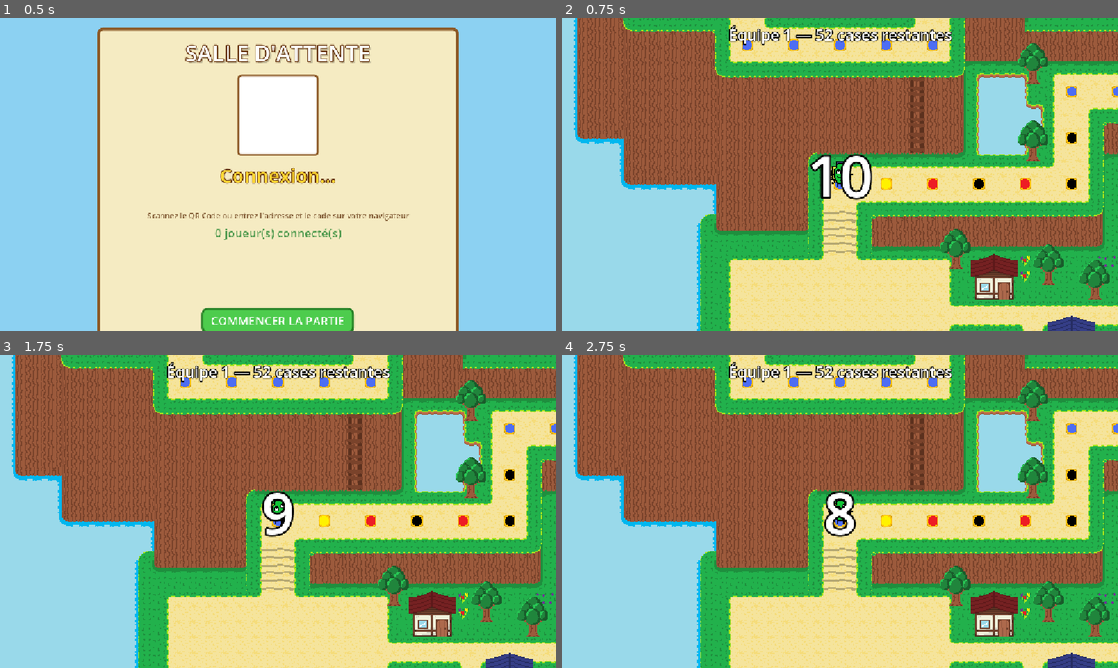
Above: before the commit, frames 1-4 (two rows, left to right).
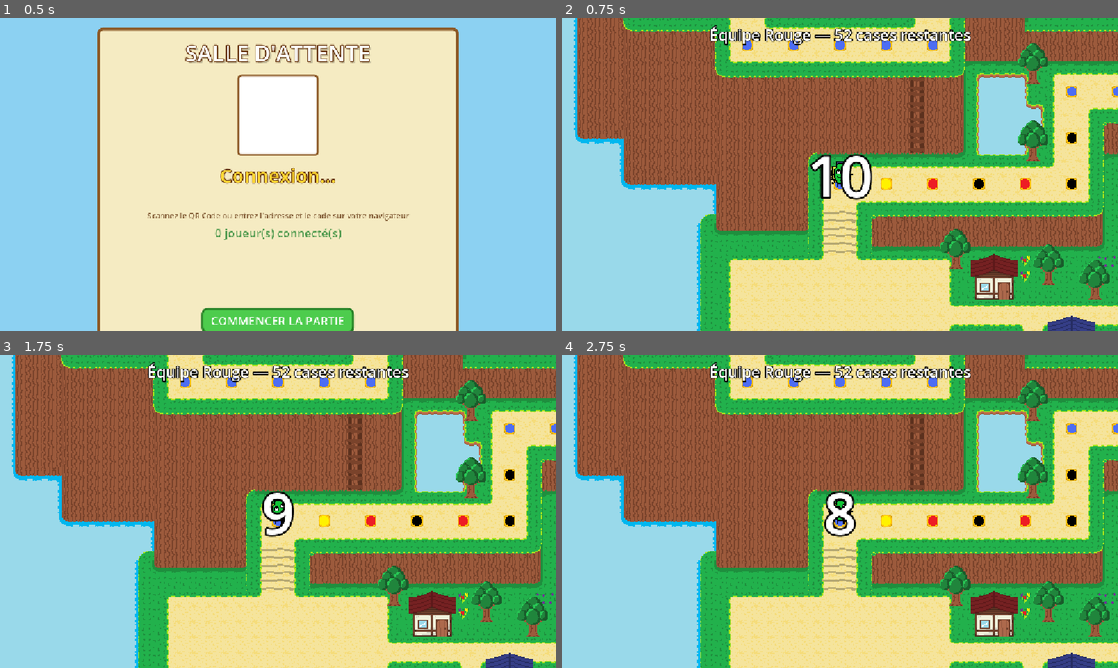
Above: after the commit, the same moments.

Repository: AlexisRnx/Dookey
Game: Godot game, scene res://Scenes/lobby.tscn
Two runs of this game, one before a commit and one after it. Both use one fixed random seed, a clock stepped at 60 frames per second and the inputs below.
Inputs (mouse positions are in pixels of both pictures, inside the frame that each line leads up to):
- Up to frame 1 (0.5 s): no input
- Up to frame 2 (0.75 s): click "COMMENCER LA PARTIE" at 0.5 s
- Up to frame 3 (1.75 s): tap Enter at 1.25 s; move the mouse to (400, 495) at 1.27 s; click (400, 495) at 1.42 s
- Up to frame 4 (2.75 s): tap Space at 2 s; move the mouse to (728, 527) at 2.02 s; click (728, 527) at 2.17 s

Frame 1 is identical in both runs. In frame 2, 1.5% of the frame differs, in the area x 26-74%, y 2-9%; in frame 3, 1.5%; in frame 4, 1.5%.

Commit message:
Mes modifs locales

Diff:
--- a/dookey-ascension/Scripts/game.gd
+++ b/dookey-ascension/Scripts/game.gd
@@ -19,7 +19,7 @@
 var en_deplacement : bool = false
 var est_restauration : bool = false
 
-var noms_equipes := ["Équipe 1", "Équipe 2", "Équipe 3", "Équipe 4"]
+var noms_equipes : Array[String] = ["Équipe 1", "Équipe 2", "Équipe 3", "Équipe 4"]
 
 # HUD
 var hud_layer    : CanvasLayer
@@ -48,6 +48,9 @@
 		$Equipes/Pion4,
 	]
 
+	# Construire les noms d'équipes depuis les assignations WebSocketServer
+	_construire_noms_equipes()
+
 	for i in range(noeuds.size()):
 		var pion_node: Node2D = noeuds[i]
 		var cam := _obtenir_ou_creer_camera(pion_node, i == 0)
@@ -66,6 +69,25 @@
 	_mettre_a_jour_hud()
 
 	WebSocketServer.verrouiller_salle()
+
+# ═══════════════════════════════════════════════════════════════════════════
+# Construit les noms d'équipes desde WebSocketServer.equipes
+# ═══════════════════════════════════════════════════════════════════════════
+func _construire_noms_equipes() -> void:
+	var groupes : Array = [[], [], [], []]
+	for pseudo in WebSocketServer.equipes:
+		var idx : int = WebSocketServer.equipes[pseudo]
+		if idx >= 0 and idx < 4:
+			groupes[idx].append(pseudo)
+
+	for i in range(4):
+		var membres = groupes[i]
+		if membres.is_empty():
+			noms_equipes[i] = WebSocketServer.NOMS_EQUIPES[i] # Fallback si vide
+		elif membres.size() == 1:
+			noms_equipes[i] = membres[0]  # Solo : affiche le pseudo directement
+		else:
+			noms_equipes[i] = ", ".join(membres)  # Plusieurs : "Alice, Bob"
 
 # ═══════════════════════════════════════════════════════════════════════════
 # HUD  (CanvasLayer avec label + conteneur pour la roue)
--- a/dookey-ascension/Scripts/lobby.gd
+++ b/dookey-ascension/Scripts/lobby.gd
@@ -207,6 +207,7 @@
 			call_deferred("_lancer_restauration")
 
 func _lancer_restauration() -> void:
+	WebSocketServer.assigner_equipes(liste_joueurs)
 	get_tree().change_scene_to_file("res://Scenes/game.tscn")
 
 func _sur_code_salle_recu(code: String) -> void:
@@ -255,6 +256,10 @@
 	style.set_content_margin_all(12)
 	pan.add_theme_stylebox_override("panel", style)
 
+	var vb = VBoxContainer.new()
+	vb.add_theme_constant_override("separation", 2)
+	pan.add_child(vb)
+
 	var lbl = Label.new()
 	lbl.text = pseudo
 	lbl.add_theme_color_override("font_color", Color.WHITE)
@@ -263,7 +268,18 @@
 	lbl_set.outline_size = 6
 	lbl_set.outline_color = Color(0.4, 0.2, 0.05)
 	lbl.label_settings = lbl_set
-	pan.add_child(lbl)
+	vb.add_child(lbl)
+
+	# Badge équipe (affiché si équipes déjà assignées)
+	var badge = Label.new()
+	badge.name = "Badge"
+	badge.text = "En attente..."
+	badge.horizontal_alignment = HORIZONTAL_ALIGNMENT_CENTER
+	var badge_set = LabelSettings.new()
+	badge_set.font_size = 14
+	badge_set.font_color = Color(0.5, 0.35, 0.2)
+	badge.label_settings = badge_set
+	vb.add_child(badge)
 
 	joueurs_flow.add_child(pan)
 
--- a/dookey-ascension/Scripts/websocket_server.gd
+++ b/dookey-ascension/Scripts/websocket_server.gd
@@ -19,6 +19,50 @@
 var URL := "wss://dookey-h1if.onrender.com/?clientType=game"
 var etat_courant : String = "LOBBY_ATTENTE"
 var code_salle_actuel : String = ""
+
+# Équipes : Dict { pseudo: String -> index_equipe: int (0-3) }
+var equipes : Dictionary = {}
+
+# Couleurs des 4 équipes (correspond aux sprite_0..3)
+const COULEURS_EQUIPES = [
+	Color(0.72, 0.0, 0.0),   # Rouge  - sprite_0
+	Color(0.25, 0.31, 0.56), # Bleu   - sprite_1
+	Color(0.82, 0.93, 0.26), # Lime   - sprite_2
+	Color(0.07, 0.76, 0.22), # Vert   - sprite_3
+]
+const NOMS_EQUIPES = ["Équipe Rouge", "Équipe Bleue", "Équipe Lime", "Équipe Verte"]
+
+# Distribue les joueurs en 4 équipes équilibrées de façon aléatoire
+func assigner_equipes(joueurs: Array) -> void:
+	equipes.clear()
+	if joueurs.is_empty():
+		return
+
+	var liste = joueurs.duplicate()
+	liste.shuffle()  # Mélange l'ordre des joueurs
+
+	var nb = liste.size()
+	var base = nb / 4  # Minimum par équipe
+	var reste = nb % 4  # Joueurs en trop
+
+	# Créer les slots : base fois chaque équipe
+	var slots : Array[int] = []
+	for equipe_idx in range(4):
+		for _j in range(base):
+			slots.append(equipe_idx)
+
+	# Ajouter les restes sur des équipes tirées au hasard (sans doublon)
+	var equipes_pour_reste = [0, 1, 2, 3]
+	equipes_pour_reste.shuffle()
+	for i in range(reste):
+		slots.append(equipes_pour_reste[i])
+
+	# Mélanger les slots → aucune équipe n'est favorisée
+	slots.shuffle()
+
+	# Assigner chaque joueur à son slot
+	for i in range(liste.size()):
+		equipes[liste[i]] = slots[i]
 
 func _ready() -> void:
 	if OS.has_feature("web"):
